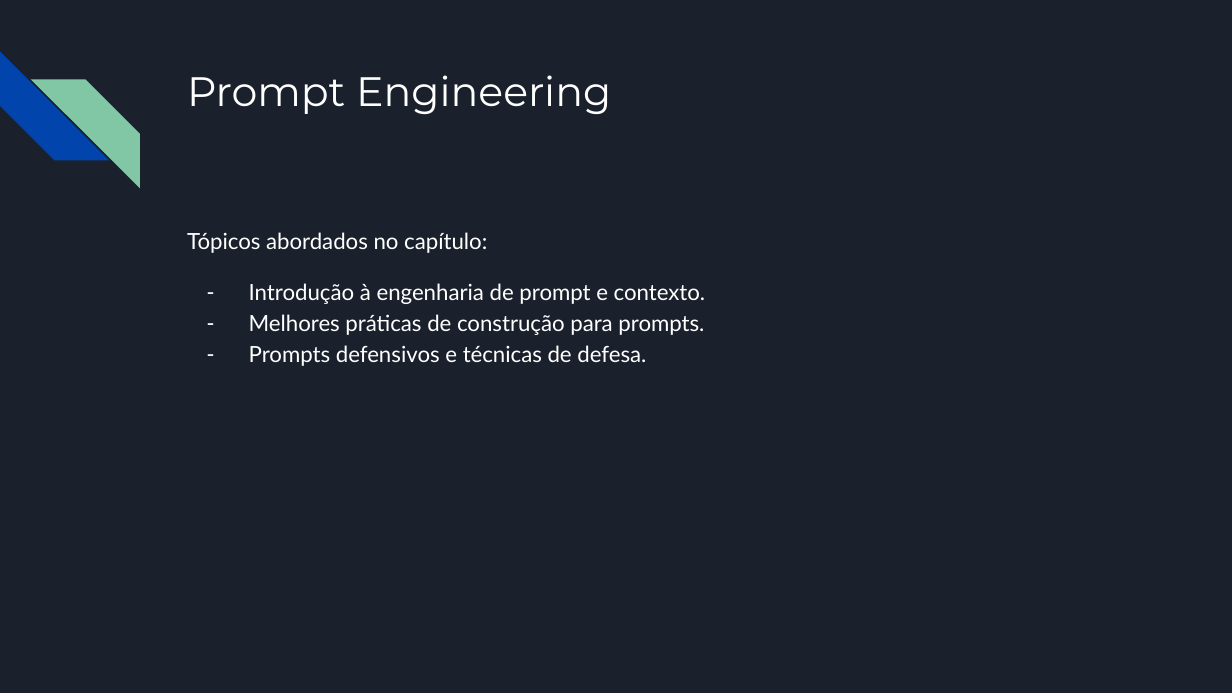
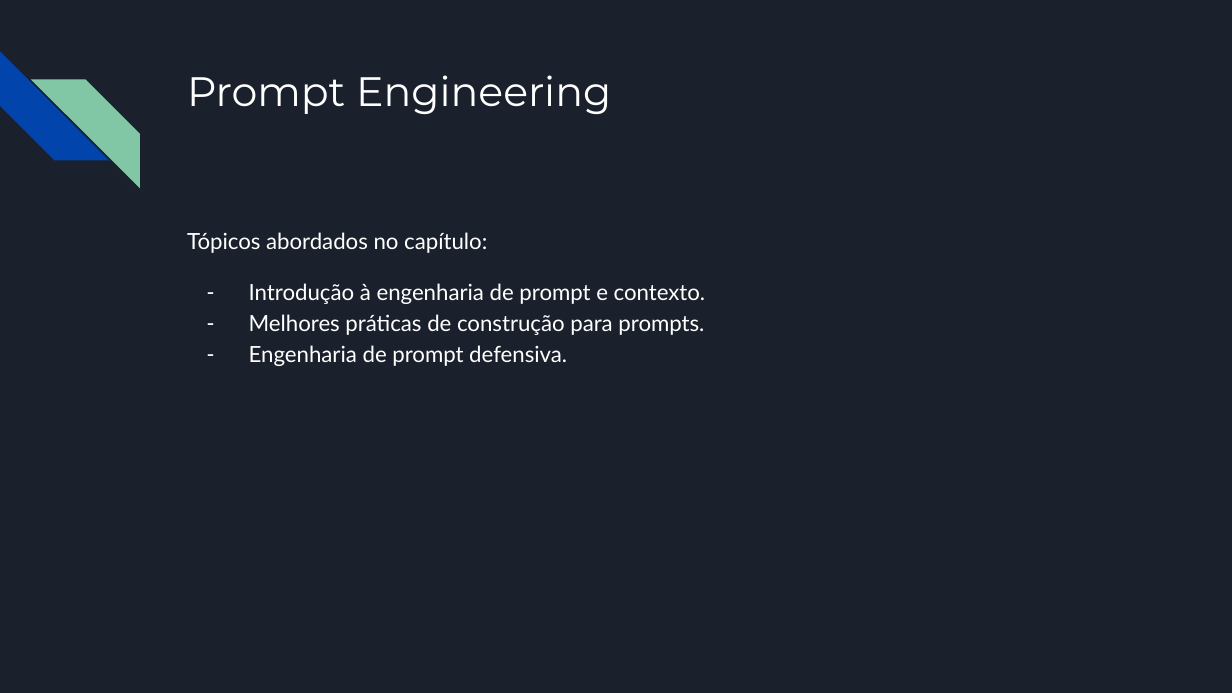
Before and after one commit to MateusAlgayer/mainframe_dtree_parser, a slide deck: slide 2 of Apresentação capítulo 5.pptx. Drawn at 1232x693 pixels with LibreOffice and Linux fonts; fonts in the diff are those of the drawing. Boxes give left, top, right and bottom in pixels: in the first picture for what was removed or moved away, otherwise in the second. Text is boxed around its words. In the diff, an @@ line names an element or a change of style, - is before the commit and + after.

```diff
--- a/Apresentação capítulo 5.pptx
+++ b/Apresentação capítulo 5.pptx
@@ text at bbox=[249, 345, 567, 366]: text changed @@
-– Prompts defensivos e técnicas de defesa.
+– Engenharia de prompt defensiva.
```
Also in this commit, not shown: 1 slide removed, 1 other file.
